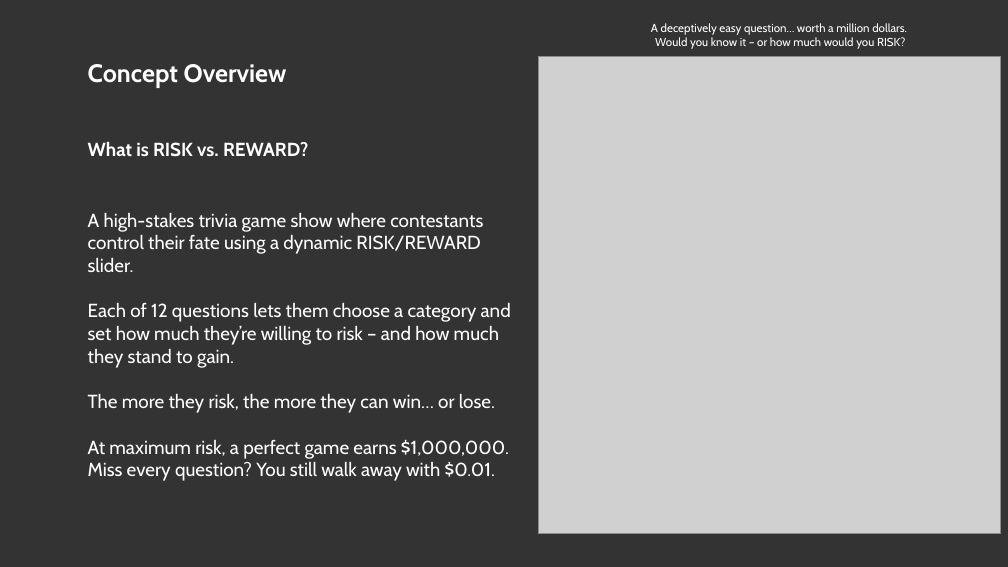
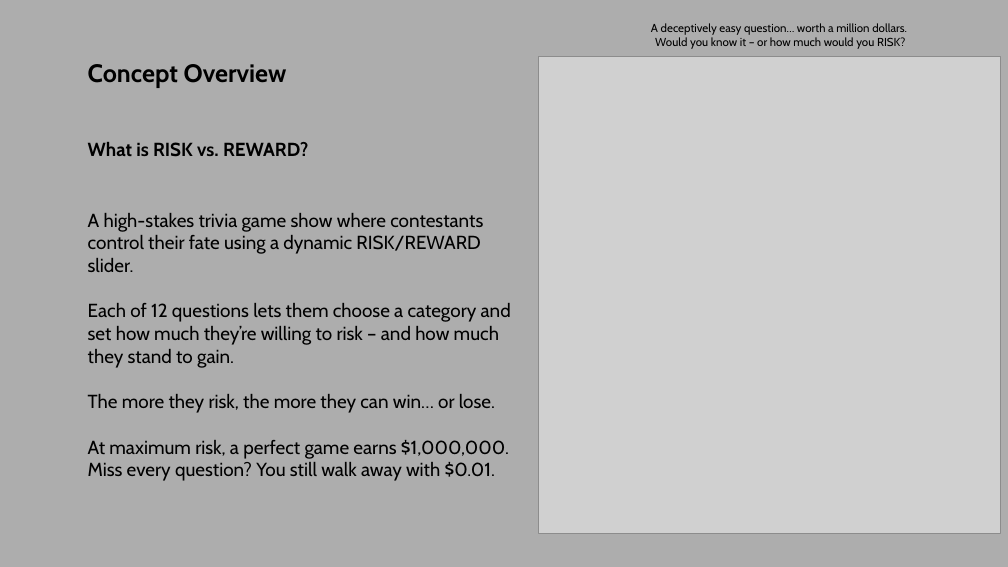
Before and after one commit to mikehardware/risk-vs-reward, a slide deck: slide 2 of risk-vs-reward/downloads/RvR Pitch Deck.pptx. Drawn at 1008x567 pixels with LibreOffice and Linux fonts; fonts in the diff are those of the drawing; grey boxes stand for pictures. Boxes give left, top, right and bottom in pixels: in the first picture for what was removed or moved away, otherwise in the second. Text is boxed around its words. In the diff, an @@ line names an element or a change of style, - is before the commit and + after.

```diff
--- a/risk-vs-reward/downloads/RvR Pitch Deck.pptx
+++ b/risk-vs-reward/downloads/RvR Pitch Deck.pptx
@@ background #333333 to #ADADAD @@
@@ text colour #FFFFFF to #000000 in 4 elements at bbox=[88, 213, 511, 481], bbox=[651, 23, 907, 49], bbox=[88, 142, 308, 157], bbox=[88, 64, 287, 88] @@
```
Also in this commit, not shown: 9 other slides changed, 13 other files.
